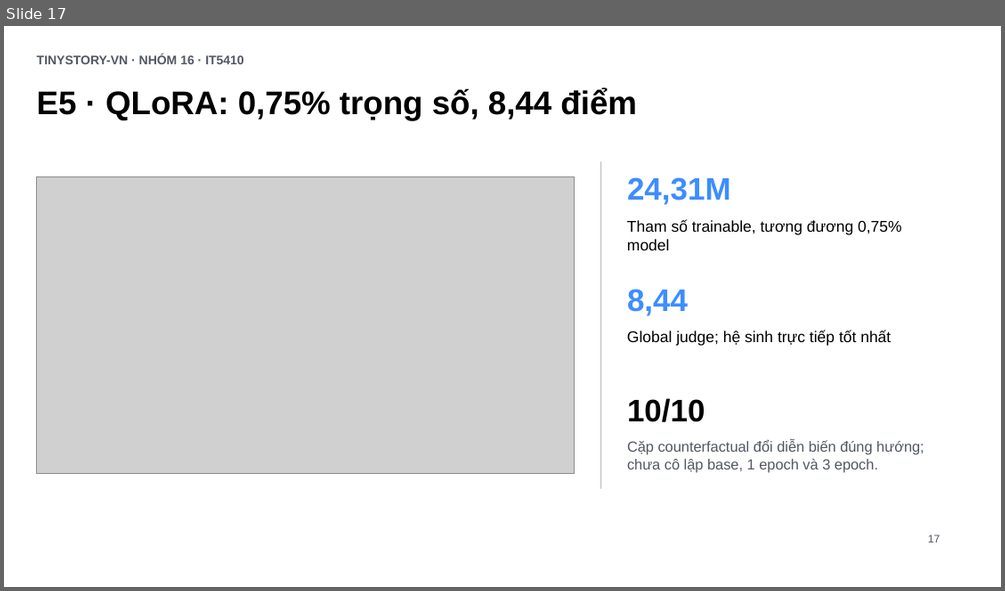
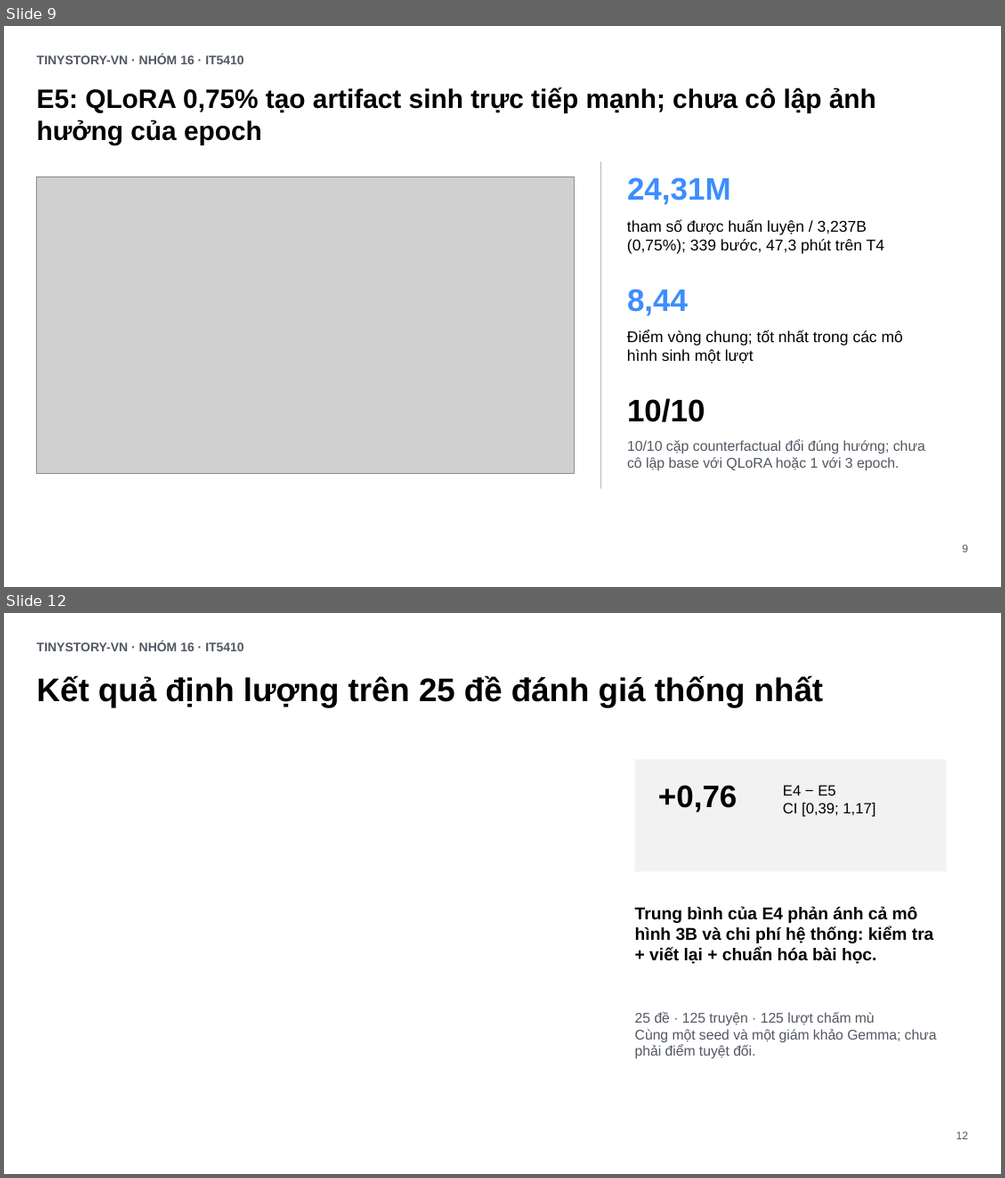
Before and after one commit to tungd/tinystory-vn, a slide deck: output/presentation/tinystory-vn-summary.pptx. Shown one above the other, each under a label of ours: slide 17 before the commit, slides 9 and 12 after it; the slides between them are not shown. The pictures are 1005x591 and 1005x1178 pixels, drawn with LibreOffice and Linux fonts; fonts in the diff are those of the drawing; grey boxes stand for pictures. Boxes give left, top, right and bottom in pixels: in the first picture for what was removed or moved away, otherwise in the second. Text is boxed around its words. In the diff, an @@ line names an element or a change of style, - is before the commit and + after.

```diff
--- a/output/presentation/tinystory-vn-summary.pptx
+++ b/output/presentation/tinystory-vn-summary.pptx
@@ slide 12 added at box(4, 613, 1001, 1174), background #FFFFFF @@
@@ text added at box(37, 641, 243, 651), 12 pt, text #515761, bold @@
+TINYSTORY-VN · NHÓM 16 · IT5410
@@ text added at box(37, 675, 823, 707), 31.5 pt, text #000000, bold @@
+Kết quả định lượng trên 25 đề đánh giá thống nhất
@@ rectangle added at box(635, 760, 947, 872), fill #F2F2F2 @@
@@ text added at box(658, 785, 736, 812), 30 pt, text #000000, bold @@
++0,76
@@ text added at box(783, 785, 875, 817), 14.2 pt, text #000000 @@
+E4 − E5
+CI [0,39; 1,17]
@@ text added at box(635, 906, 934, 964), 16.5 pt, text #000000, bold @@
+Trung bình của E4 phản ánh cả mô hình 3B và chi phí hệ thống: kiểm tra + viết lại + chuẩn hóa bài học.
@@ text added at box(635, 1012, 937, 1059), 13.5 pt, text #515761 @@
+25 đề · 125 truyện · 125 lượt chấm mù
+Cùng một seed và một giám khảo Gemma; chưa phải điểm tuyệt đối.
@@ text added at box(956, 1131, 969, 1139), 10.5 pt, text #515761 @@
+12
@@ what was slide 17 is now slide 9 @@
@@ slide 9 changed as well @@
@@ text at box(37, 87, 876, 145): text changed; size 31.5 to 25.6 pt @@
-E5 · QLoRA: 0,75% trọng số, 8,44 điểm
+E5: QLoRA 0,75% tạo artifact sinh trực tiếp mạnh; chưa cô lập ảnh hưởng của epoch
@@ text at box(627, 219, 884, 254): text changed @@
-Tham số trainable, tương đương 0,75% model
+tham số được huấn luyện / 3,237B (0,75%); 339 bước, 47,3 phút trên T4
@@ text at box(627, 329, 903, 363): text changed @@
-Global judge; hệ sinh trực tiếp tốt nhất
+Điểm vòng chung; tốt nhất trong các mô hình sinh một lượt
@@ text at box(627, 439, 925, 471): text changed; size 14.1 to 13.6 pt @@
-Cặp counterfactual đổi diễn biến đúng hướng; chưa cô lập base, 1 epoch và 3 epoch.
+10/10 cặp counterfactual đổi đúng hướng; chưa cô lập base với QLoRA hoặc 1 với 3 epoch.
@@ text at box(962, 544, 968, 552): text changed @@
-17
+9
```
Also in this commit, not shown: 5 other slides changed, 8 other slides added, 12 slides removed, 5 other files.
